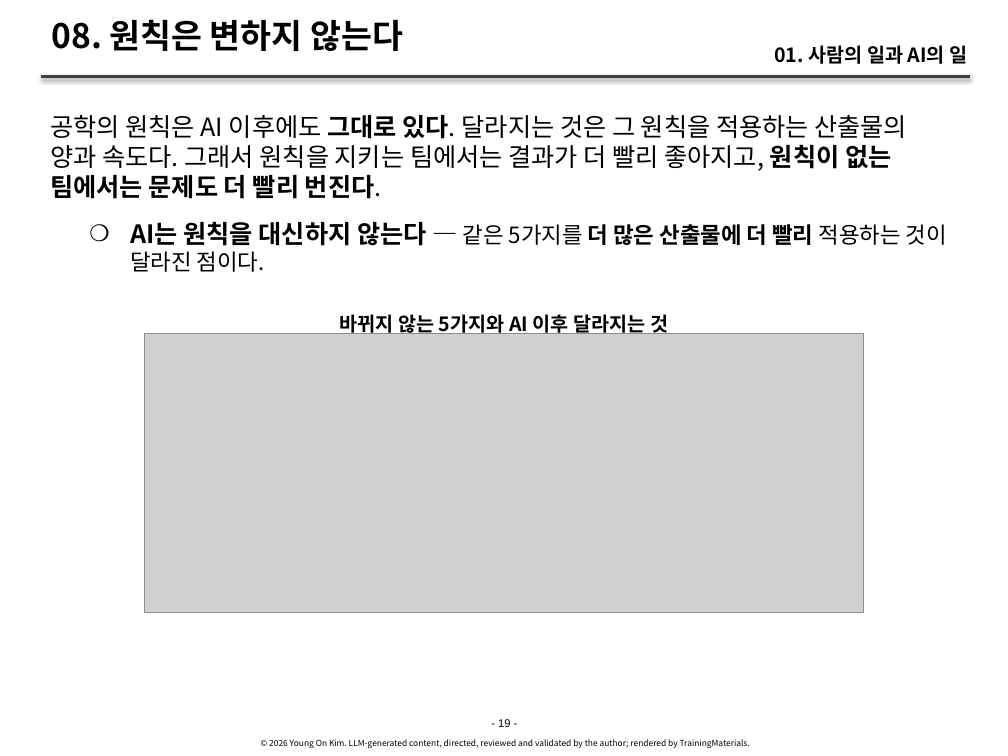
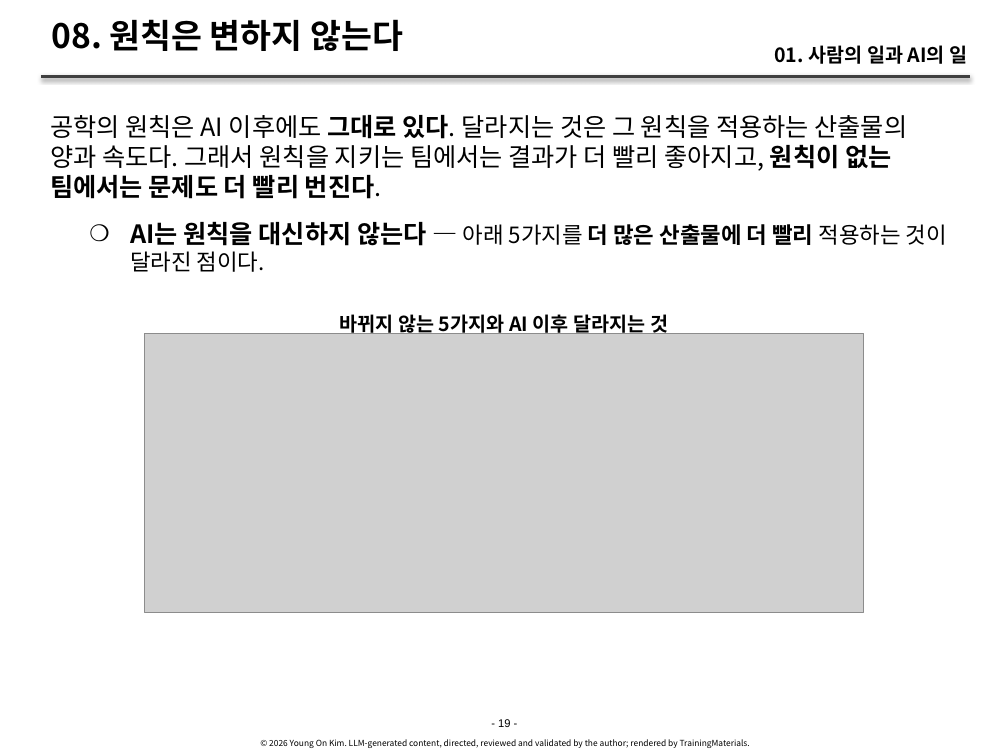
Before and after one commit to YoungSan77/TrainingMaterials, a slide deck: slide 19 of courses/ai-native/sessions/s01.pptx. Drawn at 1008x756 pixels with LibreOffice and Linux fonts; fonts in the diff are those of the drawing; grey boxes stand for pictures. Boxes give left, top, right and bottom in pixels: in the first picture for what was removed or moved away, otherwise in the second. Text is boxed around its words. In the diff, an @@ line names an element or a change of style, - is before the commit and + after.

```diff
--- a/courses/ai-native/sessions/s01.pptx
+++ b/courses/ai-native/sessions/s01.pptx
@@ text at [130, 221, 947, 272]: text changed @@
-    ❍ AI는 원칙을 대신하지 않는다 — 같은 5가지를 더 많은 산출물에 더 빨리 적용하는 것이 달라진 점이다.
+    ❍ AI는 원칙을 대신하지 않는다 — 아래 5가지를 더 많은 산출물에 더 빨리 적용하는 것이 달라진 점이다.
```
Also in this commit, not shown: 7 other slides changed, 4 other files.
